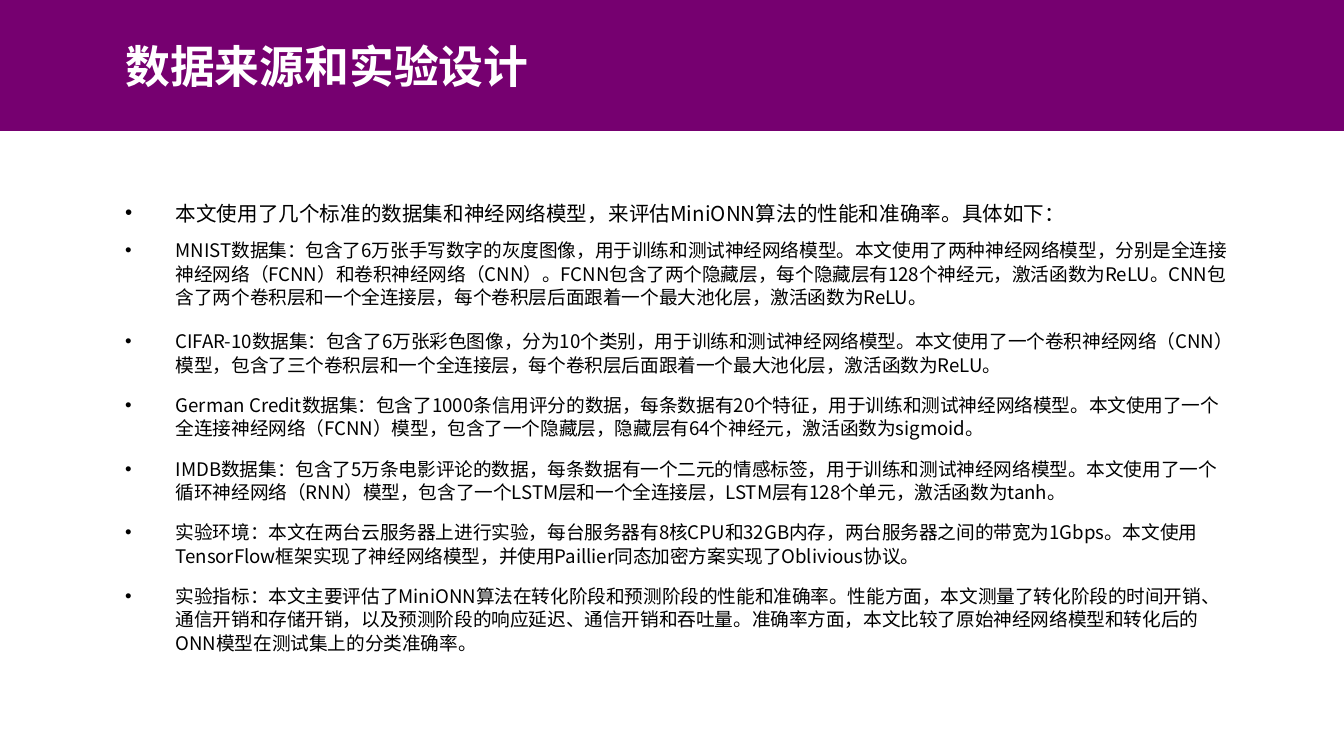
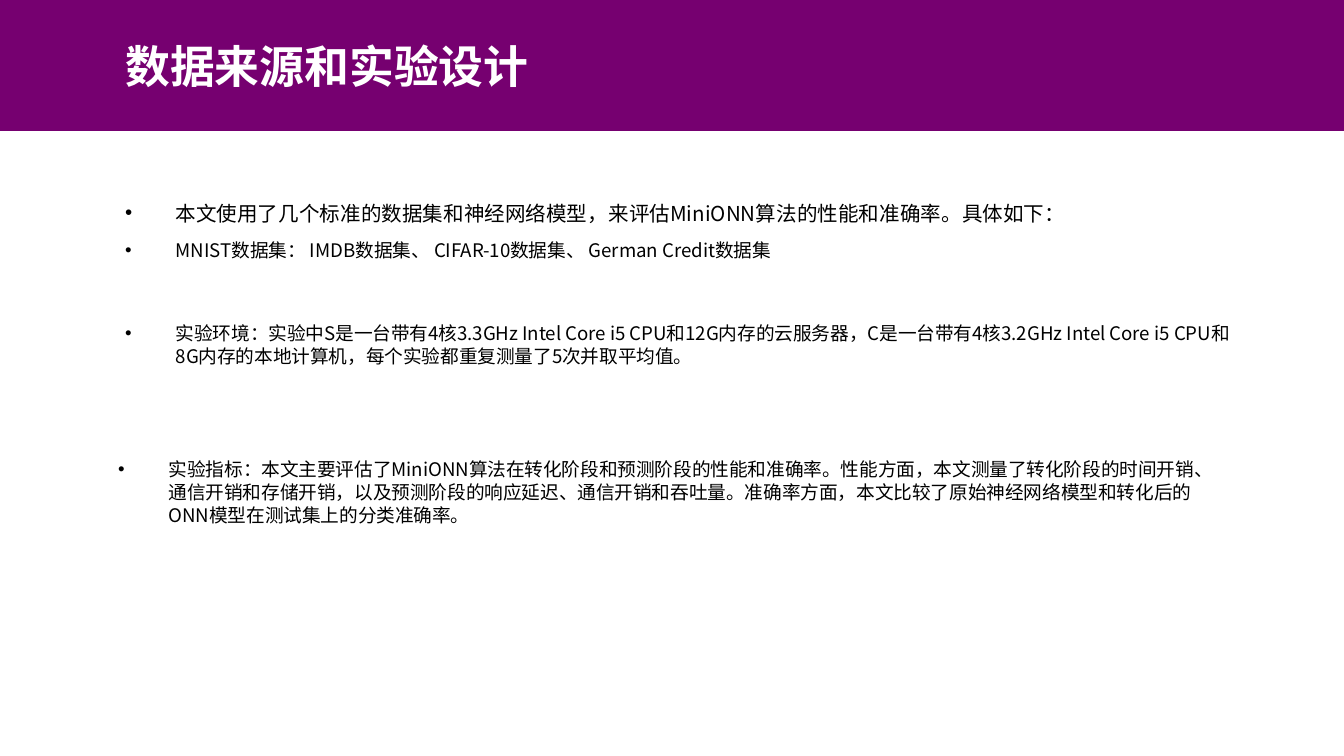
Before and after one commit to Murat2283/For_New_bing_1, a slide deck: slide 17 of 先_大数据安全与隐私_2/Oblivious Neural Network Predictions via MiniONN Transformations.pptx (slide 16 before the commit). Drawn at 1344x756 pixels with LibreOffice and Linux fonts; fonts in the diff are those of the drawing. Boxes give left, top, right and bottom in pixels: in the first picture for what was removed or moved away, otherwise in the second. Text is boxed around its words. In the diff, an @@ line names an element or a change of style, - is before the commit and + after.

```diff
--- a/先_大数据安全与隐私_2/Oblivious Neural Network Predictions via MiniONN Transformations.pptx
+++ b/先_大数据安全与隐私_2/Oblivious Neural Network Predictions via MiniONN Transformations.pptx
@@ text at (176,241,771,259): text changed @@
-• MNIST数据集：包含了6万张手写数字的灰度图像，用于训练和测试神经网络模型。本文使用了两种神经网络模型，分别是全连接神经网络（FCNN）和卷积神经网络（CNN）。FCNN包含了两个隐藏层，每个隐藏层有128个神经元，激活函数为ReLU。CNN包含了两个卷积层和一个全连接层，每个卷积层后面跟着一个最大池化层，激活函数为ReLU。
+• MNIST数据集： IMDB数据集、 CIFAR-10数据集、 German Credit数据集
@@ text at (176,324,1169,365): text changed @@
-• 实验环境：本文在两台云服务器上进行实验，每台服务器有8核CPU和32GB内存，两台服务器之间的带宽为1Gbps。本文使用TensorFlow框架实现了神经网络模型，并使用Paillier同态加密方案实现了Oblivious协议。
+• 实验环境：实验中S是一台带有4核3.3GHz Intel Core i5 CPU和12G内存的云服务器，C是一台带有4核3.2GHz Intel Core i5 CPU和8G内存的本地计算机，每个实验都重复测量了5次并取平均值。
@@ text removed at (176,332,1233,374) @@
-• CIFAR-10数据集：包含了6万张彩色图像，分为10个类别，用于训练和测试神经网络模型。本文使用了一个卷积神经网络（CNN）模型，包含了三个卷积层和一个全连接层，每个卷积层后面跟着一个最大池化层，激活函数为ReLU。
@@ text removed at (176,396,1219,440) @@
-• German Credit数据集：包含了1000条信用评分的数据，每条数据有20个特征，用于训练和测试神经网络模型。本文使用了一个全连接神经网络（FCNN）模型，包含了一个隐藏层，隐藏层有64个神经元，激活函数为sigmoid。
@@ text "实验指标：本文主要评估了MiniONN算法在转化阶段和预测阶段的性能和准确率。性能方面，本文测量了转化阶段的时间开销、通 ...": place and size @@
-text "实验指标：本文主要评估了MiniONN算法在转化阶段和预测阶段的性能和准确率。性能方面，本文测量了转化阶段的时间开销、通 ..." at (176,587,1220,652)
+text "实验指标：本文主要评估了MiniONN算法在转化阶段和预测阶段的性能和准确率。性能方面，本文测量了转化阶段的时间开销、通 ..." at (169,460,1213,524)
@@ text removed at (176,460,1217,501) @@
-• IMDB数据集：包含了5万条电影评论的数据，每条数据有一个二元的情感标签，用于训练和测试神经网络模型。本文使用了一个循环神经网络（RNN）模型，包含了一个LSTM层和一个全连接层，LSTM层有128个单元，激活函数为tanh。
```
Also in this commit, not shown: 4 other slides changed, 4 slides added, 1 slide removed, 25 other files.
